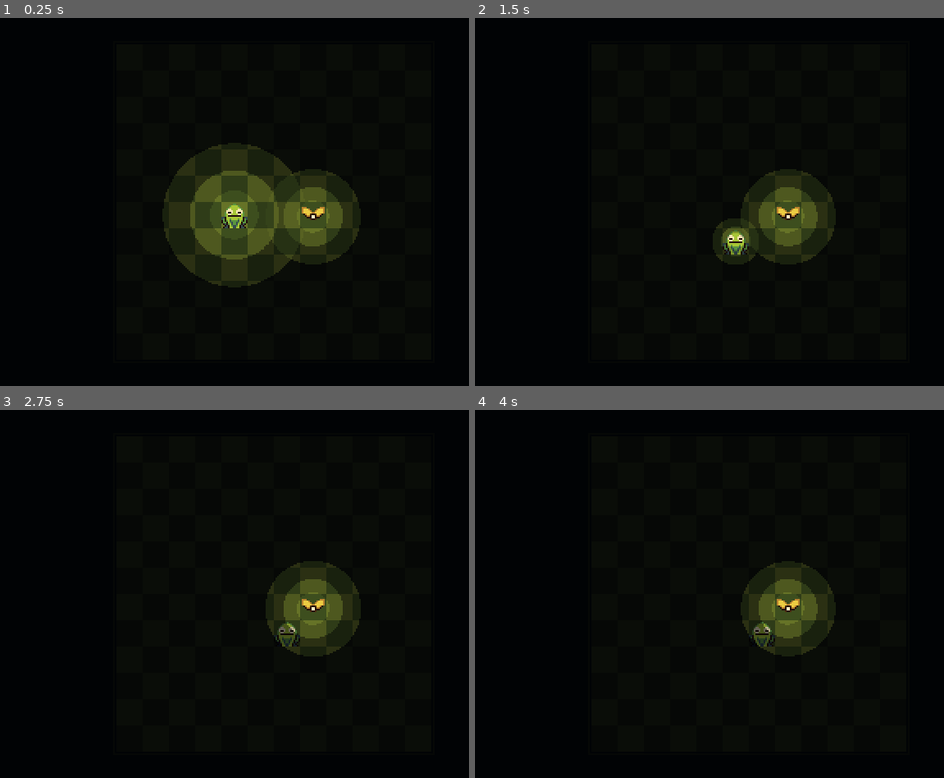
Above: before the commit, frames 1-4 (two rows, left to right).
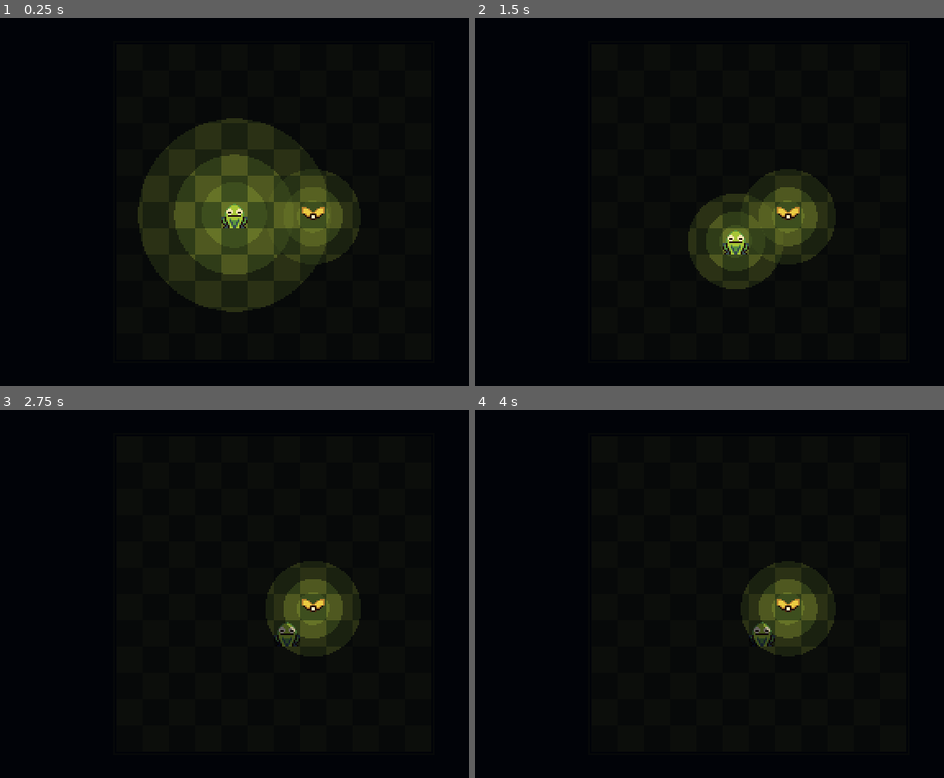
Above: after the commit, the same moments.

Repository: GerrZa/project-frogslight
Game: Godot game, scene res://scr/level/prototyping level.tscn
Same seed, same stepped clock (60 frames per second), same inputs: the game is played once before the commit and once after it.
Inputs:
- Up to frame 1 (0.25 s): no input
- Up to frame 2 (1.5 s): hold Right (ui_right) 0.53-1.28 s; hold Down (ui_down) from 1.28 s (still down)
- Up to frame 3 (2.75 s): release Down (ui_down) at 2.03 s; hold Right (ui_right) from 2.03 s (still down)
- Up to frame 4 (4 s): tap Enter at 2.75 s; release Right (ui_right) at 2.78 s; hold Up (ui_up) 2.78-3.53 s; hold Left (ui_left) from 3.53 s (still down)

The runs differ from the first frame. In frame 1, 8.9% of the frame differs, in the area x 29-68%, y 27-80%; in frame 2, 3.0%; in frame 3, less than 0.1%; in frame 4, less than 0.1%.

Commit message:
mua mua juicy!

Diff:
--- a/scr/actor/froggy/Froggy.tscn
+++ b/scr/actor/froggy/Froggy.tscn
@@ -13,6 +13,39 @@
 [ext_resource path="res://asset/actor/froggy/tongue_tex.png" type="Texture" id=11]
 [ext_resource path="res://asset/fx/visual_fx/light_texture.png" type="Texture" id=12]
 
+[sub_resource type="Animation" id=42]
+length = 0.001
+tracks/0/type = "value"
+tracks/0/path = NodePath(".:scale")
+tracks/0/interp = 1
+tracks/0/loop_wrap = true
+tracks/0/imported = false
+tracks/0/enabled = true
+tracks/0/keys = {
+"times": PoolRealArray( 0 ),
+"transitions": PoolRealArray( 1 ),
+"update": 0,
+"values": [ Vector2( 1, 1 ) ]
+}
+
+[sub_resource type="Animation" id=43]
+resource_name = "normal"
+length = 0.4
+loop = true
+step = 0.01
+tracks/0/type = "value"
+tracks/0/path = NodePath(".:scale")
+tracks/0/interp = 1
+tracks/0/loop_wrap = true
+tracks/0/imported = false
+tracks/0/enabled = true
+tracks/0/keys = {
+"times": PoolRealArray( 0, 0.24, 0.4 ),
+"transitions": PoolRealArray( 0.34151, 1, 1 ),
+"update": 0,
+"values": [ Vector2( 1, 1 ), Vector2( 1.018, 1.018 ), Vector2( 1, 1 ) ]
+}
+
 [sub_resource type="RectangleShape2D" id=1]
 extents = Vector2( 8, 8 )
 
@@ -105,18 +138,6 @@
 resource_name = "move_down"
 length = 0.2
 step = 0.01
-tracks/0/type = "value"
-tracks/0/path = NodePath(".:position")
-tracks/0/interp = 1
-tracks/0/loop_wrap = true
-tracks/0/imported = false
-tracks/0/enabled = true
-tracks/0/keys = {
-"times": PoolRealArray( 0, 0.05, 0.15, 0.2 ),
-"transitions": PoolRealArray( 0.241484, 1, 0.210224, 1 ),
-"update": 0,
-"values": [ Vector2( 8, 16 ), Vector2( 8, 17 ), Vector2( 8, 17 ), Vector2( 8, 16 ) ]
-}
 
 [sub_resource type="Animation" id=11]
 resource_name = "move_left"
@@ -130,9 +151,9 @@
 tracks/0/enabled = true
 tracks/0/keys = {
 "times": PoolRealArray( 0, 0.05, 0.15, 0.2 ),
-"transitions": PoolRealArray( 0.165782, 1, 0.217638, 1 ),
-"update": 0,
-"values": [ 0.0, -10.9, -10.9, 0.0 ]
+"transitions": PoolRealArray( 0.517632, 1, 0.517632, 1 ),
+"update": 0,
+"values": [ 0.0, 8.0, 8.0, 0.0 ]
 }
 
 [sub_resource type="Animation" id=10]
@@ -147,9 +168,9 @@
 tracks/0/enabled = true
 tracks/0/keys = {
 "times": PoolRealArray( 0, 0.05, 0.15, 0.2 ),
-"transitions": PoolRealArray( 0.165782, 1, 0.217638, 1 ),
-"update": 0,
-"values": [ 0.0, 10.9, 10.9, 0.0 ]
+"transitions": PoolRealArray( 0.517632, 1, 0.517632, 1 ),
+"update": 0,
+"values": [ 0.0, -8.0, -8.0, 0.0 ]
 }
 
 [sub_resource type="Animation" id=13]
@@ -279,39 +300,6 @@
 
 [sub_resource type="AnimationNodeStateMachinePlayback" id=5]
 
-[sub_resource type="Animation" id=42]
-length = 0.001
-tracks/0/type = "value"
-tracks/0/path = NodePath(".:scale")
-tracks/0/interp = 1
-tracks/0/loop_wrap = true
-tracks/0/imported = false
-tracks/0/enabled = true
-tracks/0/keys = {
-"times": PoolRealArray( 0 ),
-"transitions": PoolRealArray( 1 ),
-"update": 0,
-"values": [ Vector2( 1, 1 ) ]
-}
-
-[sub_resource type="Animation" id=43]
-resource_name = "normal"
-length = 0.19
-loop = true
-step = 0.01
-tracks/0/type = "value"
-tracks/0/path = NodePath(".:scale")
-tracks/0/interp = 1
-tracks/0/loop_wrap = true
-tracks/0/imported = false
-tracks/0/enabled = true
-tracks/0/keys = {
-"times": PoolRealArray( 0, 0.11, 0.19 ),
-"transitions": PoolRealArray( 1, 1, 1 ),
-"update": 0,
-"values": [ Vector2( 1, 1 ), Vector2( 1.018, 1.018 ), Vector2( 1, 1 ) ]
-}
-
 [sub_resource type="RectangleShape2D" id=2]
 extents = Vector2( 8, 8 )
 
@@ -325,6 +313,17 @@
 }
 move_time = 0.2
 max_basic_light = 3
+
+[node name="Light2D" type="Light2D" parent="."]
+position = Vector2( 8, 8 )
+texture = ExtResource( 12 )
+color = Color( 1, 0.937255, 0.764706, 1 )
+mode = 2
+
+[node name="AnimationPlayer" type="AnimationPlayer" parent="Light2D"]
+autoplay = "normal"
+anims/RESET = SubResource( 42 )
+anims/normal = SubResource( 43 )
 
 [node name="CollisionShape2D" type="CollisionShape2D" parent="."]
 position = Vector2( 8, 8 )
@@ -357,18 +356,6 @@
 active = true
 parameters/playback = SubResource( 5 )
 
-[node name="Light2D" type="Light2D" parent="froggy_spr"]
-position = Vector2( 0, -8 )
-texture = ExtResource( 12 )
-texture_scale = 0.2
-color = Color( 1, 0.937255, 0.764706, 1 )
-mode = 2
-
-[node name="AnimationPlayer" type="AnimationPlayer" parent="froggy_spr/Light2D"]
-autoplay = "normal"
-anims/RESET = SubResource( 42 )
-anims/normal = SubResource( 43 )
-
 [node name="tongue_line" type="Line2D" parent="."]
 unique_name_in_owner = true
 points = PoolVector2Array( 8, 8, 8, 8 )
--- a/scr/actor/froggy/froggy.gd
+++ b/scr/actor/froggy/froggy.gd
@@ -9,13 +9,24 @@
 var basic_light_left = 0
 var extra_light_left = 0
 
+var total_light
+var last_total_light
+
+var light_sb_size # light texture standby size
+signal light_change(target_size)
+
 onready var animtree = $froggy_spr/AnimationTree.get("parameters/playback")
 
 func _ready():
 	basic_light_left = max_basic_light
 
+	last_total_light = total_light
+
+	self.connect("light_change",self,"on_light_change")
+
 func _physics_process(delta):
-	print($fsm.state.name)
+
+	total_light = basic_light_left + extra_light_left
 
 	$Label.text = String(basic_light_left + extra_light_left)
 
@@ -25,12 +36,18 @@
 
 	$tongue_line.set_point_position(0,$"%tongue_tip".position + Vector2(8,8))
 
-	if basic_light_left + extra_light_left > 1:
-		$froggy_spr/Light2D.texture_scale = 0.1 + (((basic_light_left + extra_light_left)-1) * 0.1)
-	elif basic_light_left + extra_light_left == 1:
-		$froggy_spr/Light2D.texture_scale = 0.1
+	if total_light > 0:
+		light_sb_size = (total_light * 0.1) + 0.1
 	else:
-		$froggy_spr/Light2D.texture_scale = 0
+		light_sb_size = 0
+
+	if last_total_light != total_light:
+		if total_light > 0:
+			emit_signal("light_change",(total_light * 0.1) + 0.1)
+		elif total_light == 0:
+			emit_signal("light_change",0)
+		last_total_light = total_light
+
 
 func add_light(extra_light:bool):
 
@@ -38,3 +55,18 @@
 		extra_light_left += 4
 	elif extra_light == false:
 		basic_light_left += 3
+
+func on_light_change(target_size):
+	if target_size > 0:
+		$Light2D.enabled = true
+		var tween = create_tween().set_trans(Tween.TRANS_QUINT).set_ease(Tween.EASE_IN_OUT)
+
+		tween.tween_property($Light2D,"texture_scale",target_size,0.15)
+	else:
+		var tween = create_tween().set_trans(Tween.TRANS_QUINT).set_ease(Tween.EASE_IN_OUT)
+
+		tween.tween_property($Light2D,"texture_scale",0.01,0.15)
+
+		yield(get_tree().create_timer(0.13),"timeout")
+
+		$Light2D.enabled = false
--- a/scr/level/prototyping level.tscn
+++ b/scr/level/prototyping level.tscn
@@ -53,4 +53,4 @@
 shape = SubResource( 3 )
 
 [node name="CanvasModulate" type="CanvasModulate" parent="."]
-color = Color( 0.105882, 0.105882, 0.156863, 1 )
+color = Color( 0.117647, 0.117647, 0.227451, 1 )
Binary file added: asset/fx/visual_fx/light_tex.aseprite
Binary file added: asset/level/tileset/prototype_tileset/prototype_tileset.aseprite
